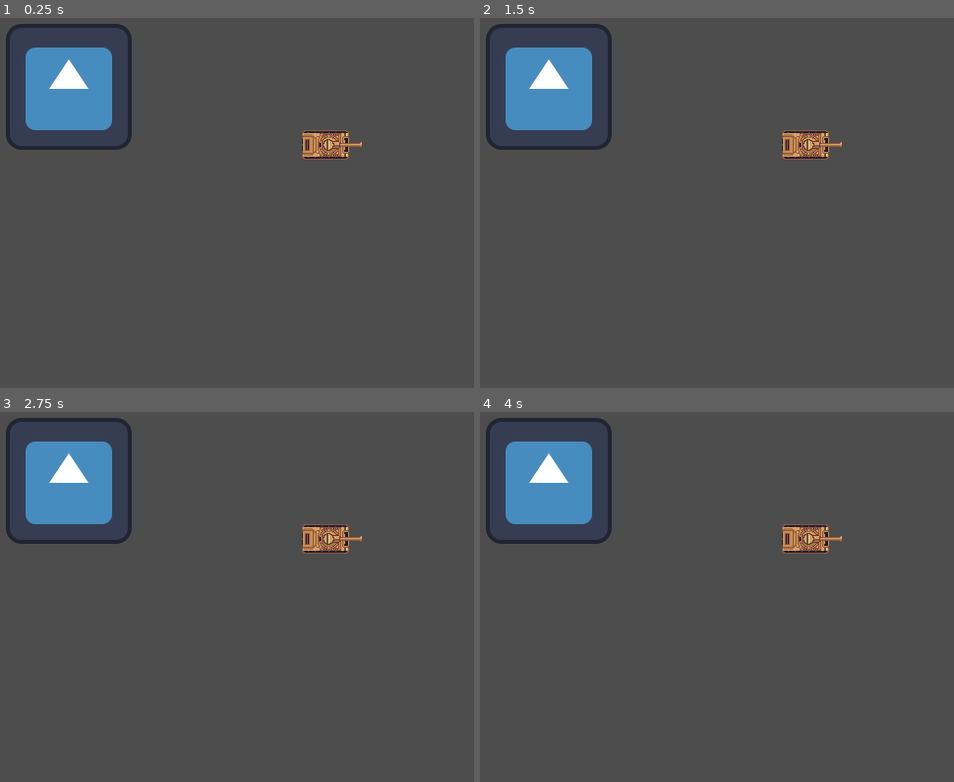
Above: before the commit, frames 1-4 (two rows, left to right).
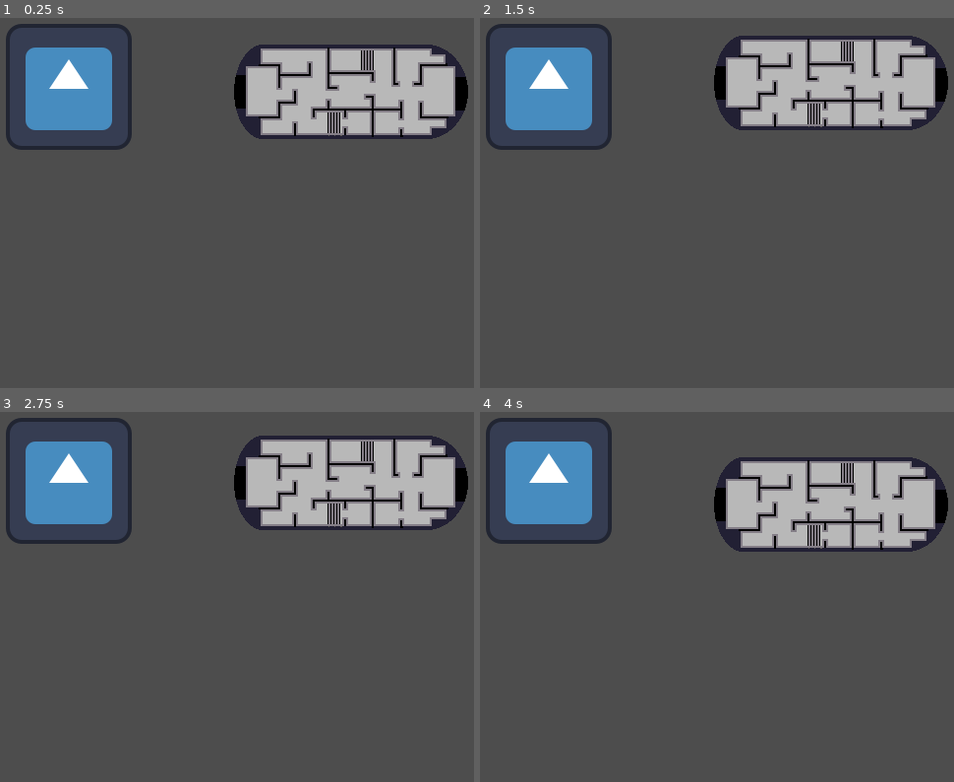
Above: after the commit, the same moments.

Repository: einmar/MalmoGameJam
Game: Godot game, scene res://scenes/sandbox/sasa_sandbox.tscn
Same seed, same stepped clock (60 frames per second), same inputs: the game is played once before the commit and once after it. The engine's default icon, where the game draws it, is replaced by a stand-in: a white triangle on a blue panel in a dark square.
Inputs:
- Up to frame 1 (0.25 s): no input
- Up to frame 2 (1.5 s): hold D (player1_right) from 0.53 s (still down)
- Up to frame 3 (2.75 s): release D (player1_right) at 2.03 s; hold A (player1_left) from 2.03 s (still down)
- Up to frame 4 (4 s): release A (player1_left) at 2.78 s; hold D (player1_right) from 2.78 s (still down)

The runs differ from the first frame. In frame 1, 12% of the frame differs, in the area x 49-99%, y 7-39%; in frame 2, 13%, in the area x 49-99%, y 4-39%; in frame 3, 12%; in frame 4, 12%.
Error before the commit: Parse Error: Value of type "PlayerCar" cannot be assigned to a variable of type "Player". (res://scenes/car/car.gd:15)
Error after the commit: Cannot call method 'get_viewport_rect' on a null value. (res://systems/game_manager.gd:28)

Commit message:
wip depth_resources

Diff:
--- /dev/null
+++ b/resources/0_depth.tres
@@ -0,0 +1,18 @@
+[gd_resource type="Resource" script_class="DepthResource" load_steps=2 format=3 uid="uid://vlh7p65dvo12"]
+
+[ext_resource type="Script" uid="uid://bgu5df0wfjgfx" path="res://resources/depth_resource.gd" id="1_fmd0w"]
+
+[resource]
+script = ExtResource("1_fmd0w")
+enemy_spawn_amount = 1
+enemy_toughness = 1.0
+enemy_spawn_cooldown = 1.0
+enemy_scenes = {
+1: [],
+2: [],
+3: [],
+4: [],
+5: [],
+6: []
+}
+metadata/_custom_type_script = "uid://bgu5df0wfjgfx"
--- /dev/null
+++ b/resources/depth_resource.gd
@@ -0,0 +1,8 @@
+extends Resource
+class_name DepthResource
+
+@export var enemy_spawn_amount: int = 1
+@export var enemy_toughness: float = 1.0
+@export var enemy_spawn_cooldown: float = 1.0
+
+@export var enemy_scenes: Dictionary = {1: [], 2: [], 3: [], 4: [], 5: [], 6: []}
--- a/scenes/car/car.gd
+++ b/scenes/car/car.gd
@@ -12,7 +12,8 @@
 var speed: float = 0
 
 func _ready() -> void:
-	GameManager.player = self
+	#GameManager.player = self
+	pass
 
 
 
--- a/scenes/sandbox/sasa_sandbox.tscn
+++ b/scenes/sandbox/sasa_sandbox.tscn
@@ -1,12 +1,12 @@
 [gd_scene load_steps=3 format=3 uid="uid://dxoe84bmonmqc"]
 
 [ext_resource type="PackedScene" uid="uid://jlm4ay5ndld7" path="res://scenes/enemies/basic_enemy/basic_enemy.tscn" id="1_kl553"]
-[ext_resource type="PackedScene" uid="uid://dkchi0mhninvi" path="res://scenes/car/car.tscn" id="2_555rk"]
+[ext_resource type="PackedScene" uid="uid://dvlqtssi4uvto" path="res://scenes/submarine/submarine.tscn" id="2_8pjya"]
 
 [node name="SasaSandbox" type="Node2D"]
 
 [node name="BasicEnemy" parent="." instance=ExtResource("1_kl553")]
 position = Vector2(230, 144)
 
-[node name="Car" parent="." instance=ExtResource("2_555rk")]
-position = Vector2(491, 203)
+[node name="Submarine" parent="." instance=ExtResource("2_8pjya")]
+position = Vector2(517, 153)
--- a/systems/game_manager.gd
+++ b/systems/game_manager.gd
@@ -1,9 +1,37 @@
 extends Node
+
 
 var references = {}
 var player: Player
+var main_camera: Camera2D
+var scene_root_node: Node2D
+var enemy_spawn_timer: Timer
+var current_depth_resource: DepthResource
 
-# Global references
+
+############ Initialize ############
+func _ready() -> void:
+	current_depth_resource = load("res://resources/0_depth.tres")
+	call_deferred("level_setup")
+
+func level_setup():
+	enemy_spawn_timer = Timer.new()
+	scene_root_node = get_tree().current_scene
+	scene_root_node.add_child(enemy_spawn_timer)
+	enemy_spawn_timer.connect("_on_timer_timeout", spawn_enemy())
+	enemy_spawn_timer.start(current_depth_resource.enemy_spawn_cooldown)
+
+############ Enemy Logic ############
+
+func spawn_enemy():
+	var spawn_side = randi_range(0,3)
+	var camera_size = player.get_viewport_rect().size * main_camera.zoom
+	var camera_rect = Rect2(main_camera.get_camera_screen_center() - camera_size / 2, camera_size)
+	print(camera_rect)
+
+
+
+############ Global references ############
 func add(key: String, value):
 	references[key] = value
 
Not shown, added: resources/depth_resource.gd.uid
